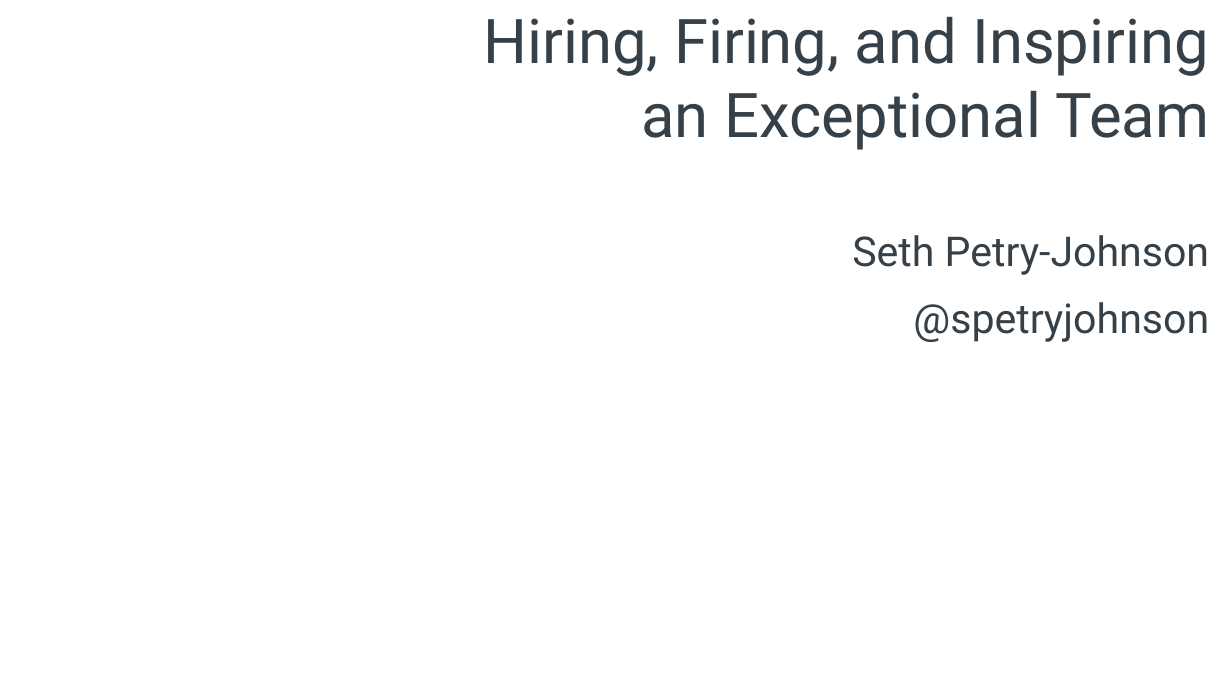
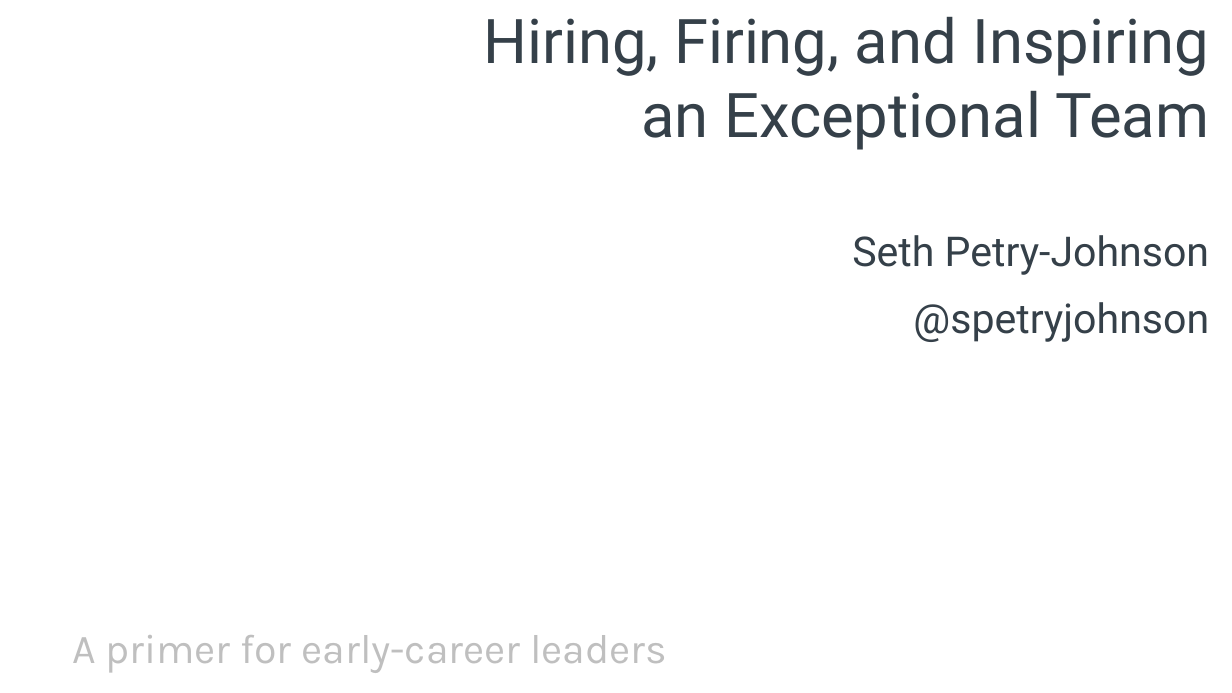
Before and after one commit to spetryjohnson/Talk---Hiring--Firing--and-Inspiring, a slide deck: slide 1 of Hiring, Firing, and Inspiring.pptx. Drawn at 1232x693 pixels with LibreOffice and Linux fonts; fonts in the diff are those of the drawing; background and template pictures are left out. Boxes give left, top, right and bottom in pixels: in the first picture for what was removed or moved away, otherwise in the second. Text is boxed around its words. In the diff, an @@ line names an element or a change of style, - is before the commit and + after.

```diff
--- a/Hiring, Firing, and Inspiring.pptx
+++ b/Hiring, Firing, and Inspiring.pptx
@@ text added at [72,635,667,673], 24 pt, text #BFBFBF @@
+A primer for early-career leaders
```
Also in this commit, not shown: 13 other slides changed, 5 slides added, 1 other file.
